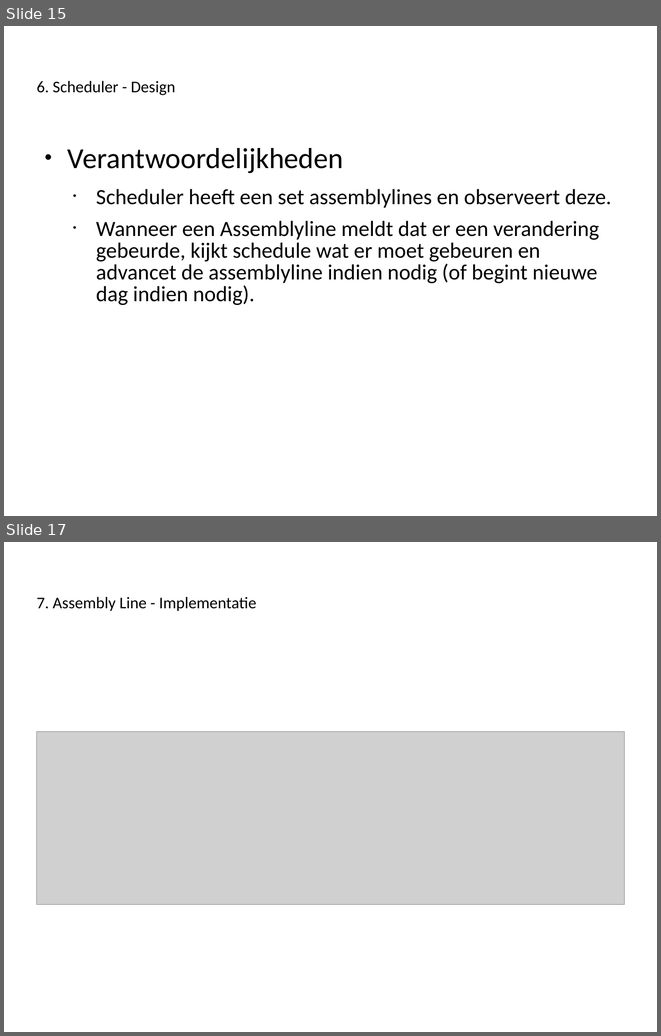
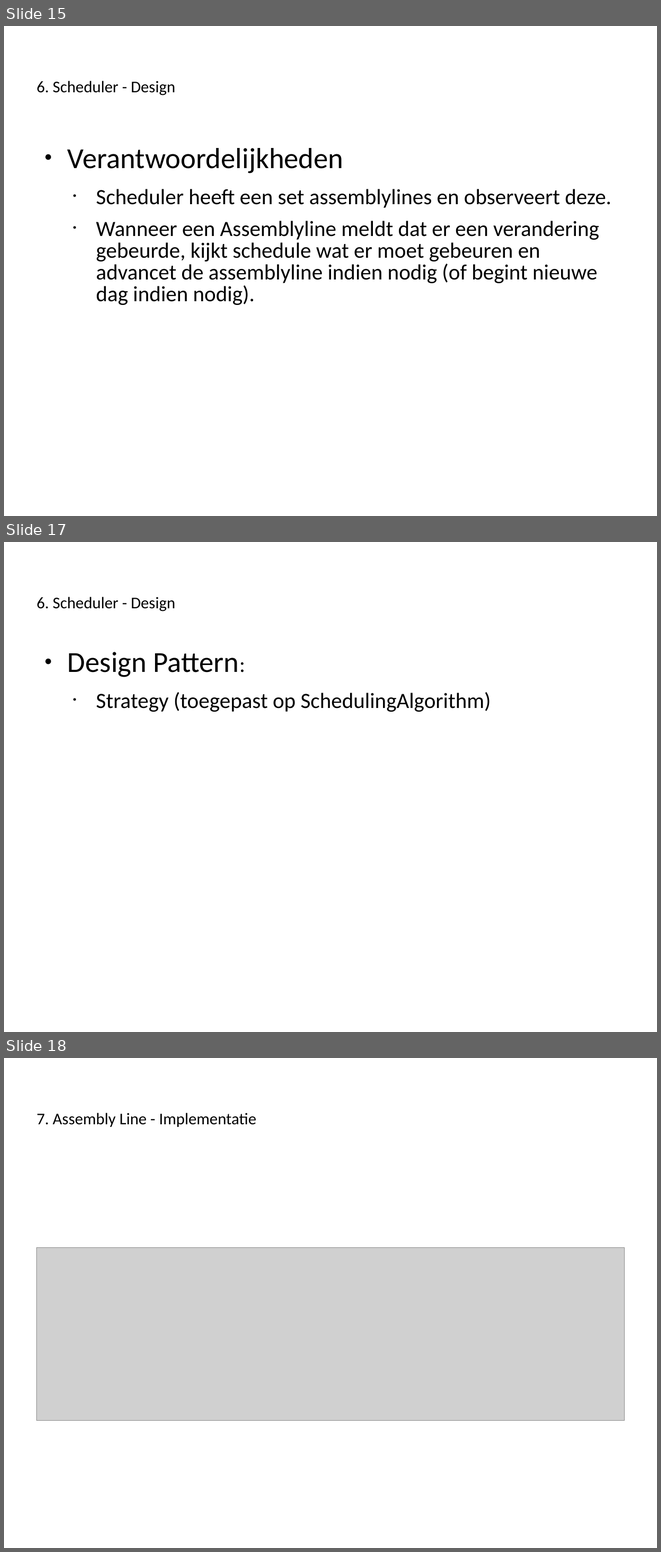
Before and after one commit to Novarg1/SWOP21, a slide deck: presentatie/Presentatie_Iteratie3_aanpassingenWonne21h59.ppt. Shown one above the other, each under a label of ours: slides 15 and 17 before the commit, slides 15, 17 and 18 after it; the slides between them are not shown. The pictures are 661x1036 and 661x1552 pixels, drawn with LibreOffice and Linux fonts; fonts in the diff are those of the drawing; grey boxes stand for pictures. Boxes give left, top, right and bottom in pixels: in the first picture for what was removed or moved away, otherwise in the second. Text is boxed around its words. In the diff, an @@ line names an element or a change of style, - is before the commit and + after.

Commit message:
nieuwe toevoegingen bij design uitleg

```diff
--- a/presentatie/Presentatie_Iteratie3_aanpassingenWonne21h59.ppt
+++ b/presentatie/Presentatie_Iteratie3_aanpassingenWonne21h59.ppt
@@ slide 17 added at box(4, 542, 657, 1032), background #FFFFFF @@
@@ title added at box(37, 597, 175, 611), 18 pt, text #000000 @@
+6. Scheduler - Design
@@ text added at box(68, 652, 491, 712), 24 pt, text #000000 @@
+● Design Pattern:
+  • Strategy (toegepast op SchedulingAlgorithm)
@@ what was slide 17 is now slide 18 @@
```
Also in this commit, not shown: 6 slides changed.
